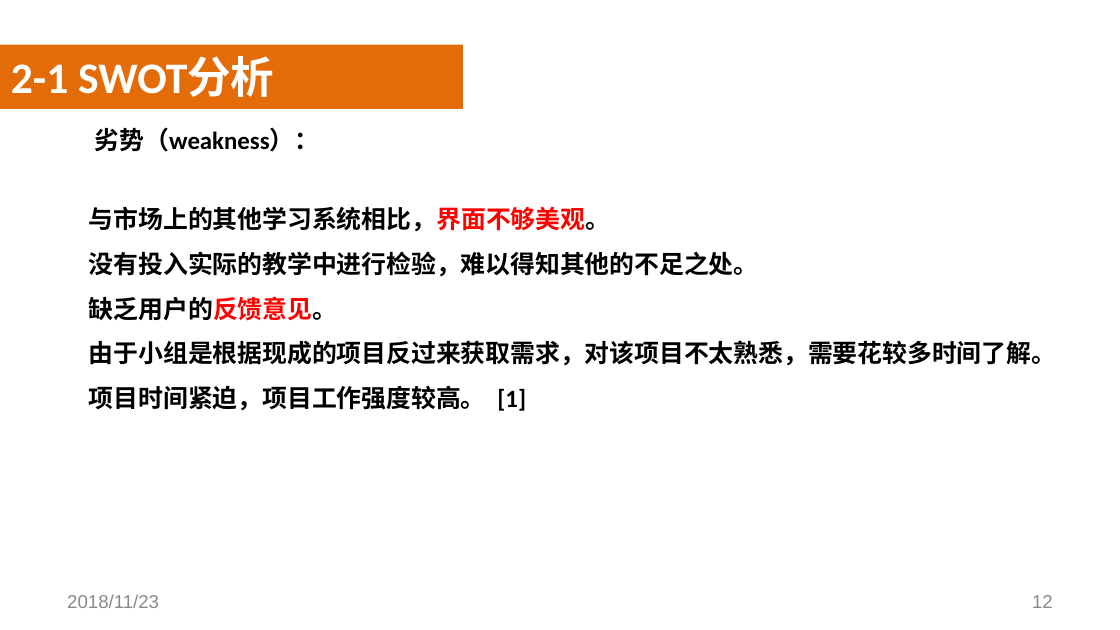
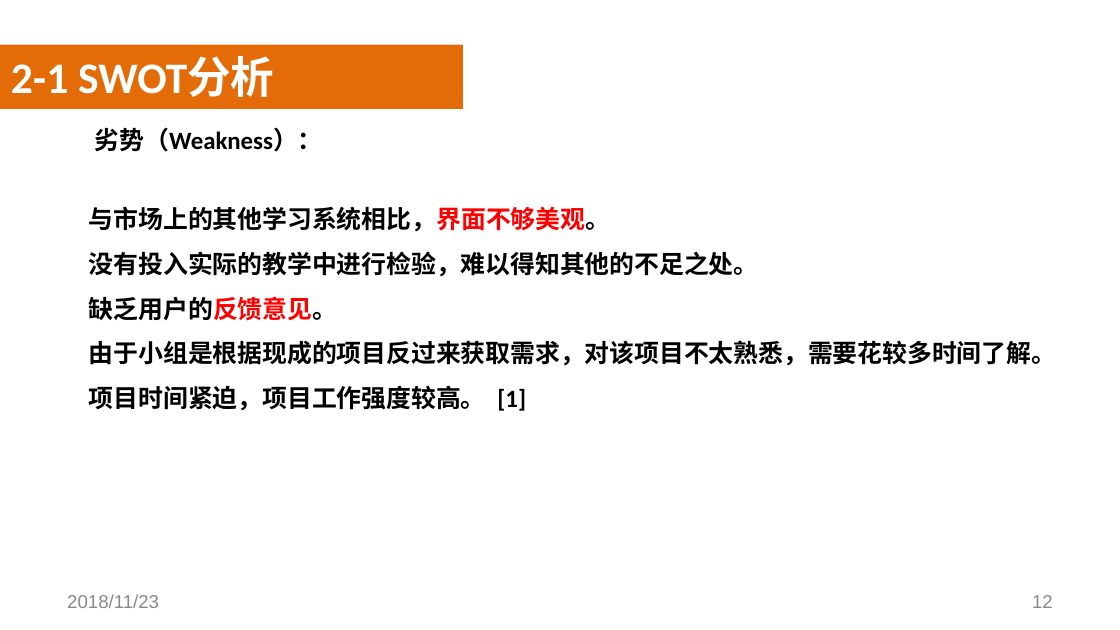
Before and after one commit to SoftwareRequirtmentsG02/Document, a slide deck: slide 12 of 案例教学系统/受控文档/分析设计/PPT/PRD2018-G02-需求工程PPT(III).pptx. Drawn at 1120x630 pixels with LibreOffice and Linux fonts; fonts in the diff are those of the drawing; background and template pictures are left out. Boxes give left, top, right and bottom in pixels: in the first picture for what was removed or moved away, otherwise in the second. Text is boxed around its words. In the diff, an @@ line names an element or a change of style, - is before the commit and + after.

```diff
--- a/案例教学系统/受控文档/分析设计/PPT/PRD2018-G02-需求工程PPT(III).pptx
+++ b/案例教学系统/受控文档/分析设计/PPT/PRD2018-G02-需求工程PPT(III).pptx
@@ text at (x1=95, y1=127, x2=323, y2=152): text changed @@
-  劣势（weakness）：
+  劣势（Weakness）：
```
Also in this commit, not shown: 8 other slides changed, 2 slides added, 2 slides removed, 2 other files.
